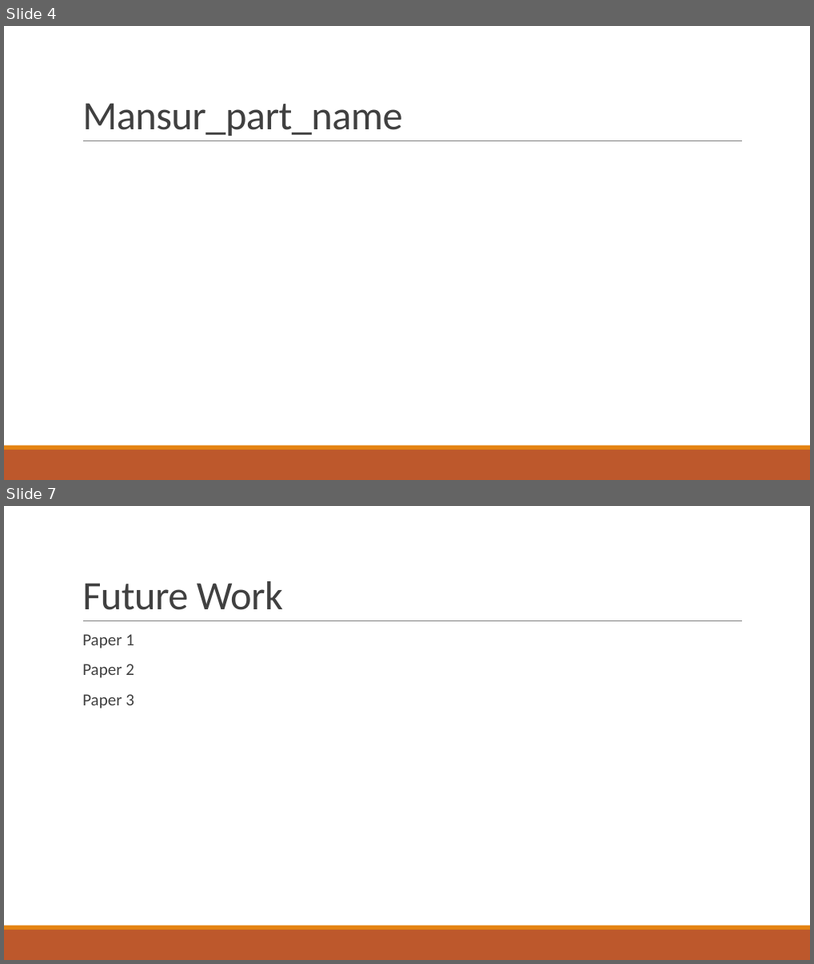
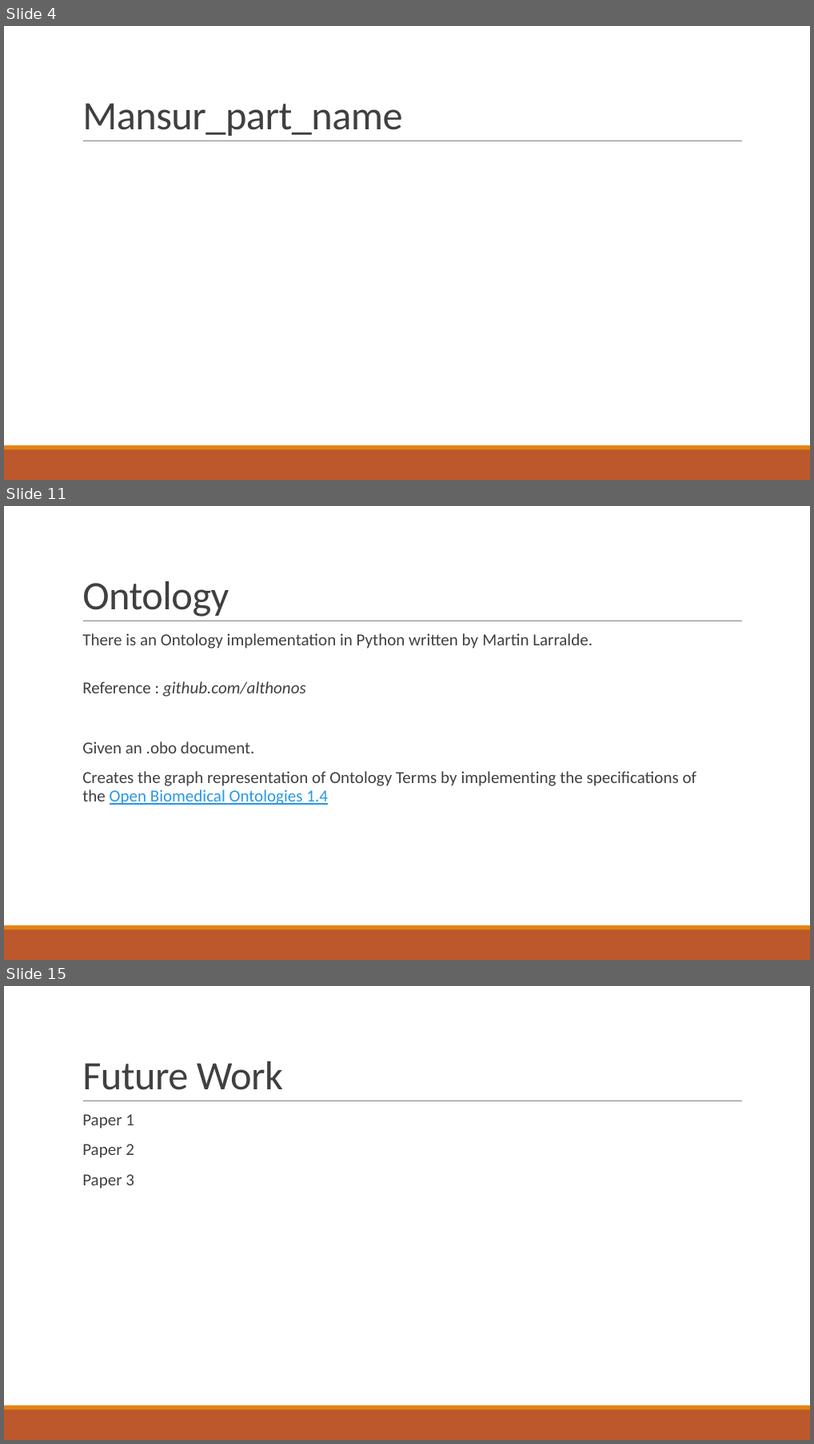
Before and after one commit to abdullahyldz/Cmpe493TermProject, a slide deck: Slides/Abdullah Yıldız.pptx. Shown one above the other, each under a label of ours: slides 4 and 7 before the commit, slides 4, 11 and 15 after it; the slides between them are not shown. The pictures are 814x964 and 814x1444 pixels, drawn with LibreOffice and Linux fonts; fonts in the diff are those of the drawing. Boxes give left, top, right and bottom in pixels: in the first picture for what was removed or moved away, otherwise in the second. Text is boxed around its words. In the diff, an @@ line names an element or a change of style, - is before the commit and + after.

```diff
--- a/Slides/Abdullah Yıldız.pptx
+++ b/Slides/Abdullah Yıldız.pptx
@@ slide 11 added at (x1=4, y1=506, x2=810, y2=960), background #FFFFFF; not listed: 3 template elements that a slide beside it also shows @@
@@ title added at (x1=82, y1=581, x2=229, y2=616), 48 pt, text #404040 @@
+Ontology
@@ text added at (x1=82, y1=633, x2=698, y2=804), 20 pt, text #404040 @@
+  There is an Ontology implementation in Python written by Martin Larralde.
+  Reference : github.com/althonos
+  Given an .obo document.
+  Creates the graph representation of Ontology Terms by implementing the specifications of the Open Biomedical Ontologies 1.4
@@ what was slide 7 is now slide 15 @@
```
Also in this commit, not shown: 9 other slides added, 2 slides removed.
